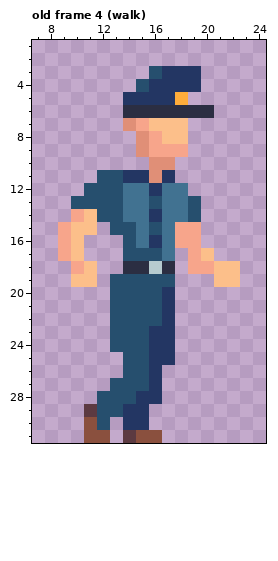
A pixel-art file gets an edit: Assets/Guards/Guard.ase. Above, as it was before the edit.
32x32 pixels, 17 frames. Shown: old frame 4 (walk): x 7..24, y 1..31. The commit also changed other frames, which this record leaves out.
Once edited:
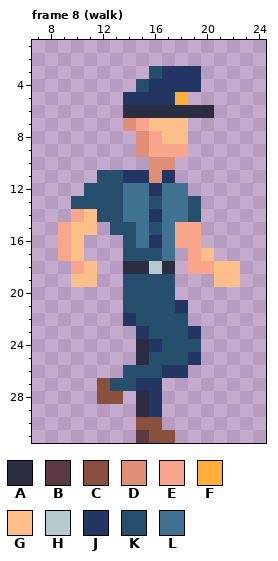
Palette (. is transparent): A #2b2e42  B #5c3a41  C #8a503e  D #e08f77  E #f7a58b  F #ffad3b  G #fcbf8a  H #b6cbcf  J #233663  K #264f6e  L #417291
A new or re-ordered frame is compared with the old frame closest to it.
Commit message: fixed guard walk cycle anim; added elite guard dummy art
From old to new:
frames 17 -> 20
Frame 8 (walk) is new; against old frame 4 (walk), layer "Legs":
The edit turns colour J into colour A in rows 28 to 29 at x 15.
The edit turns colour K into colour A in rows 24 to 25 at x 15.
The edit turns colour C into colour B in row 31 at x 15.
There is now colour C in row 27 at x 12; in row 30 at x 16; in row 31 at x 17.
The edit turns colour J into colour C in row 30 at x 15.
The edit turns colour K into colour C in row 28 at x 12 to 13.
There is now colour J in row 21 at x 18; in row 23 at x 19; in row 25 at x 19; in row 26 at x 17 to 18; in row 29 at x 16.
The edit turns colour K into colour J in row 22 at x 14; in row 23 at x 15; in row 27 at x 15.
There is now colour K in rows 22 to 23 at x 18; in row 24 at x 18 to 19; in row 25 at x 18.
The edit turns colour J into colour K in rows 20 to 22 at x 17; in row 23 at x 16 to 17; in row 24 at x 17; in row 25 at x 16 to 17; in row 26 at x 16.
Colour B is gone in row 29 at x 11; in row 31 at x 14.
Colour C is gone in row 30 at x 11; in row 31 at x 11 to 12.
Colour J is gone in rows 29 to 30 at x 14.
Colour K is gone in rows 19 to 22 at x 13; in rows 23 to 24 at x 13 to 14; in row 25 at x 14; in row 28 at x 14; in row 29 at x 12 to 13; in row 30 at x 12.
Changed places in both pictures, as pixel boxes (x1, y1, x2, y2):
changed: (84, 274, 201, 443)
